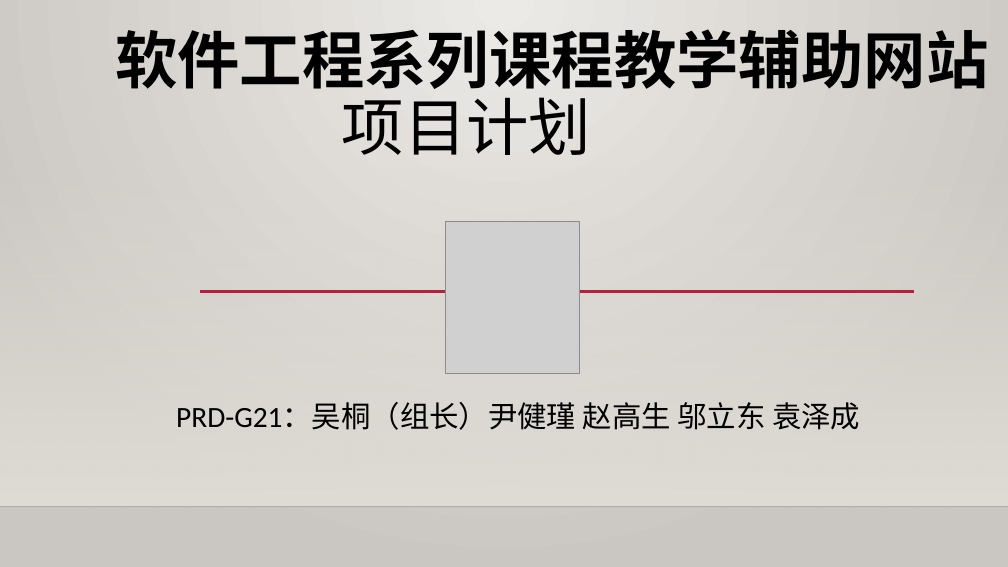
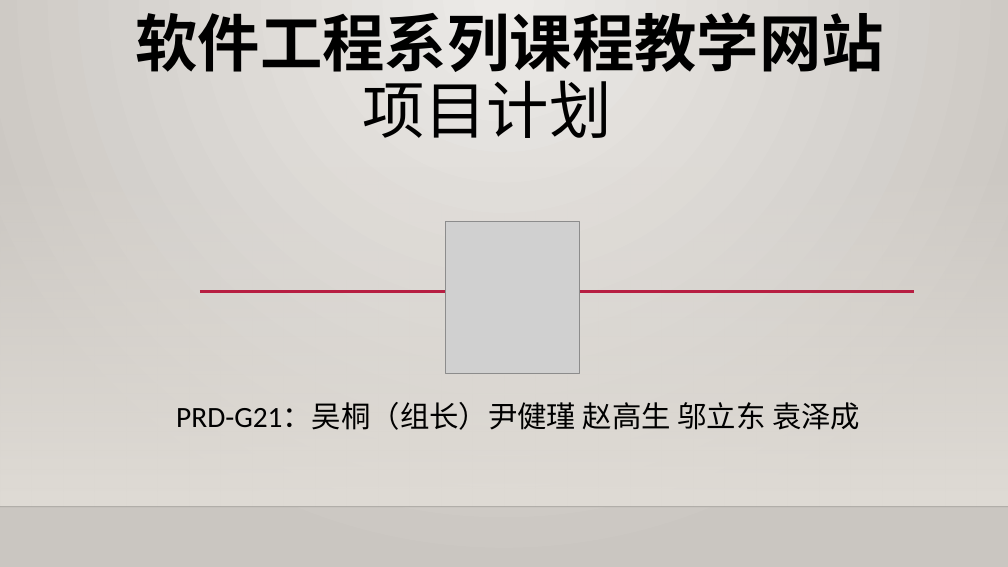
Before and after one commit to shangzhaoxiaozi/PRD-21, a slide deck: slide 1 of PRD-21-C2/非受控文档/过程文档/软件工程系列课程教学网站项目计划.pptx. Drawn at 1008x567 pixels with LibreOffice and Linux fonts; fonts in the diff are those of the drawing; grey boxes stand for pictures; background and template pictures are left out. Boxes give left, top, right and bottom in pixels: in the first picture for what was removed or moved away, otherwise in the second. Text is boxed around its words. In the diff, an @@ line names an element or a change of style, - is before the commit and + after.

```diff
--- a/PRD-21-C2/非受控文档/过程文档/软件工程系列课程教学网站项目计划.pptx
+++ b/PRD-21-C2/非受控文档/过程文档/软件工程系列课程教学网站项目计划.pptx
@@ title at bbox=[135, 12, 884, 138]: text changed @@
-软件工程系列课程教学辅助网站
-项目计划
+软件工程系列课程教学网站
+项目计划
```
Also in this commit, not shown: 5 other slides changed, 16 other files.
